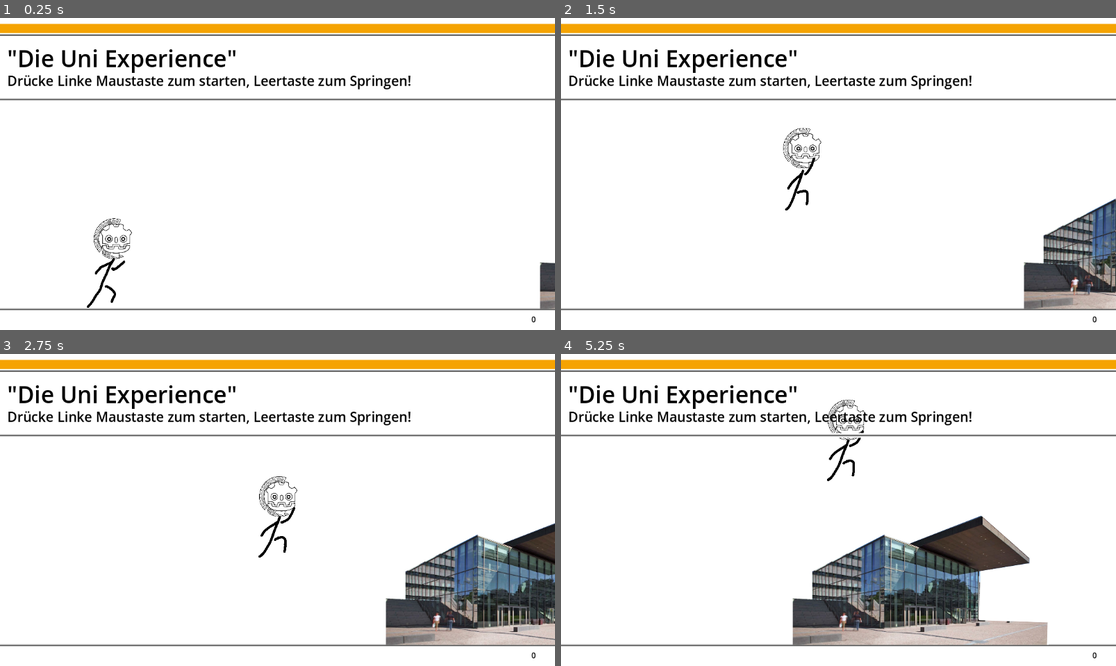
Above: before the commit, frames 1-4 (two rows, left to right).
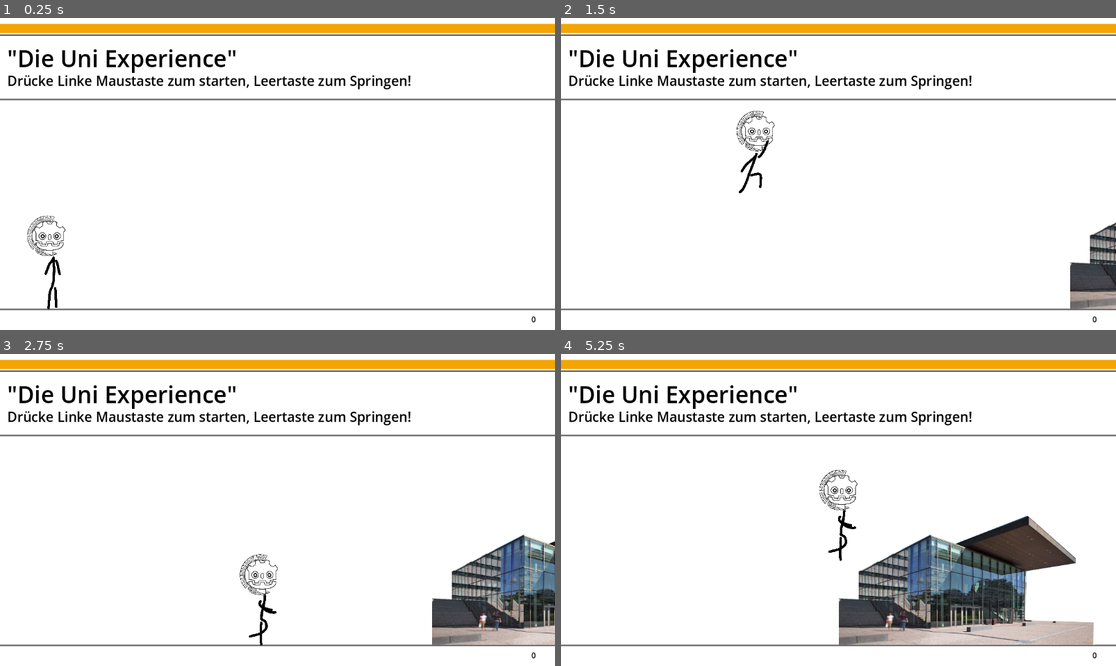
Above: after the commit, the same moments.

Repository: Mineorbit/Godot-Tutorial-Ophase
Game: Godot game, scene res://main.tscn
The game is run twice, just before and just after one commit, with the same random seed, the same clock (stepped at 60 frames per second) and the same inputs.
Inputs (mouse positions are in pixels of both pictures, inside the frame that each line leads up to):
- Up to frame 1 (0.25 s): no input
- Up to frame 2 (1.5 s): move the mouse to (960, 158) at 0.52 s; click (960, 158) at 0.6 s; tap Space (jump) at 0.77, 0.8, 1.07, 1.35 s; move the mouse to (727, 189) at 1.27 s
- Up to frame 3 (2.75 s): tap Space (jump) at 1.52, 1.82, 2.3 s; click (166, 525) at 1.55 s; move the mouse to (333, 441) at 2.02 s; click (333, 441) at 2.1 s
- Up to frame 4 (5.25 s): move the mouse to (810, 572) at 2.77 s; click (810, 572) at 2.85 s; tap Space (jump) at 3.02, 3.32, 3.6, 3.77, 4.07, 4.52, 4.82 s; move the mouse to (1005, 556) at 3.52 s; move the mouse to (672, 463) at 4.27 s; click (672, 463) at 4.35 s; move the mouse to (866, 510) at 5.02 s; click (866, 510) at 5.1 s

The runs differ from the first frame. In frame 1, 1.4% of the frame differs, in the area x 4-100%, y 63-94%; in frame 2, 4.9%; in frame 3, 8.6%; in frame 4, 14%, in the area x 41-97%, y 14-94%.

Commit message:
added more level parts

Diff:
--- /dev/null
+++ b/AtheneKarte.tscn
@@ -0,0 +1,16 @@
+[gd_scene load_steps=3 format=3 uid="uid://d4fliw207y41t"]
+
+[ext_resource type="Texture2D" uid="uid://bioj4g66f6dfu" path="res://assets/ak_dummy.jpg" id="1_1uw7q"]
+[ext_resource type="Texture2D" uid="uid://cgstqumpphto" path="res://assets/mask.png" id="1_f87sc"]
+
+[node name="AtheneKarte" type="CollisionPolygon2D"]
+build_mode = 1
+polygon = PackedVector2Array(-265, -167, 265, -167, 262, 164, -265, 164)
+
+[node name="Sprite2D2" type="Sprite2D" parent="."]
+scale = Vector2(0.960451, 0.6526)
+texture = ExtResource("1_f87sc")
+
+[node name="Sprite2D" type="Sprite2D" parent="."]
+scale = Vector2(0.45, 0.45)
+texture = ExtResource("1_1uw7q")
--- a/GameManager.gd
+++ b/GameManager.gd
@@ -1,5 +1,15 @@
 extends Node2D
 
+@onready var level = $Env/Level
+var game_started = false
+func start_game():
+	if game_started:
+		return
+	game_started = true
+	level.scrolling = true
 
-func start_game():
-	pass
+
+
+func _process(delta):
+	if(Input.is_action_just_pressed("start")):
+		start_game()
--- /dev/null
+++ b/Hochschulstadion.tscn
@@ -0,0 +1,11 @@
+[gd_scene load_steps=2 format=3 uid="uid://cstnfb4nk2jhc"]
+
+[ext_resource type="Texture2D" uid="uid://b78dh6n8doitx" path="res://assets/TU_Darmstadt_Hochschulstadion.jpg" id="1_2dxhn"]
+
+[node name="AtheneKarte" type="CollisionPolygon2D"]
+build_mode = 1
+polygon = PackedVector2Array(-265, -167, 265, -167, 262, 164, -265, 164)
+
+[node name="Sprite2D" type="Sprite2D" parent="."]
+scale = Vector2(0.45, 0.45)
+texture = ExtResource("1_2dxhn")
--- a/Karo5.tscn
+++ b/Karo5.tscn
@@ -4,7 +4,7 @@
 
 [node name="Karo5" type="CollisionPolygon2D"]
 build_mode = 1
-polygon = PackedVector2Array(-265, 176, 263, 177, 263, 130, 121, 126, 123, 22, 226, -2, 126, -90, -75, -51, -225, 25, -224, 84, -265, 81)
+polygon = PackedVector2Array(263, 129, 121, 126, 123, 24, 227, 8, 226, -5, 127, -92, -26, -33, -75, -51, -225, 25, -224, 84, -265, 81, -266, 176, 263, 176)
 
 [node name="Sprite2D" type="Sprite2D" parent="."]
 scale = Vector2(0.45, 0.45)
--- a/Level.gd
+++ b/Level.gd
@@ -1,6 +1,6 @@
 extends AnimatableBody2D
 
-var scrolling = true
+var scrolling = false
 
 var scroll_speed = 128
 
--- /dev/null
+++ b/Parkhaus.tscn
@@ -0,0 +1,11 @@
+[gd_scene load_steps=2 format=3 uid="uid://dqim3lxjhla31"]
+
+[ext_resource type="Texture2D" uid="uid://cdw2knbe0w5rd" path="res://assets/Mathebau.png" id="1_tefh4"]
+
+[node name="Parkhaus" type="CollisionPolygon2D"]
+build_mode = 1
+polygon = PackedVector2Array(-266, 43, -223, 34, -222, 8, -197, 9, -196, -5, -206, -5, -206, -11, -197, -11, -198, -33, -207, -43, -139, -63, -104, -51, 30, -81, 44, -47, 196, -64, 197, -52, 259, -50, 260, 1, 238, 3, 236, 124, -266, 123)
+
+[node name="Sprite2D" type="Sprite2D" parent="."]
+scale = Vector2(0.45, 0.45)
+texture = ExtResource("1_tefh4")
--- a/Player.gd
+++ b/Player.gd
@@ -11,24 +11,20 @@
 
 
 func _physics_process(delta):
-	var horizontal_velocity = (600 - position.x)
-	vertical_velocity -= 15
-	velocity = Vector2(horizontal_velocity,-vertical_velocity)
-	var contact = move_and_slide()
-	print(contact)
+	if(level.scrolling):
+		var horizontal_velocity = (600 - position.x)
+		vertical_velocity -= 12.5
+		velocity = Vector2(horizontal_velocity,-vertical_velocity)
+		var contact = move_and_slide()
+		if(is_on_floor()):
+			vertical_velocity = -1
+		if(contact):
+			motion_mode = CharacterBody2D.MOTION_MODE_GROUNDED
+			model.set_animation(1)
+		# TUTORIAL CODE
 
-	print(vertical_velocity)
-	print(is_on_floor())
-	if(is_on_floor()):
-		vertical_velocity = -1
-	if(contact):
-		motion_mode = CharacterBody2D.MOTION_MODE_GROUNDED
-		if(level.scrolling):
-			model.set_animation(1)
-	# TUTORIAL CODE
-
-	if Input.is_action_just_pressed("jump") and contact:
-		jump()
+		if Input.is_action_just_pressed("jump") and contact:
+			jump()
 
 
 
--- a/main.tscn
+++ b/main.tscn
@@ -6,6 +6,8 @@
 [ext_resource type="PackedScene" uid="uid://ctxyj7sor40s2" path="res://player.tscn" id="3_eumpb"]
 [ext_resource type="Script" path="res://Level.gd" id="4_5l6g6"]
 [ext_resource type="PackedScene" uid="uid://bsgqsgw1y2xut" path="res://Karo5.tscn" id="4_h78hu"]
+[ext_resource type="PackedScene" uid="uid://d4fliw207y41t" path="res://AtheneKarte.tscn" id="6_fxccu"]
+[ext_resource type="PackedScene" uid="uid://cstnfb4nk2jhc" path="res://Hochschulstadion.tscn" id="7_7ufch"]
 
 [sub_resource type="Environment" id="Environment_33fg1"]
 background_mode = 3
@@ -74,19 +76,37 @@
 text = "0
 "
 
-[node name="Ground" type="StaticBody2D" parent="Env"]
+[node name="Level" type="AnimatableBody2D" parent="Env"]
+position = Vector2(13, 2)
+script = ExtResource("4_5l6g6")
+
+[node name="Karo5" parent="Env/Level" instance=ExtResource("4_h78hu")]
+position = Vector2(1418, 425)
+
+[node name="AtheneKarte" parent="Env/Level" instance=ExtResource("6_fxccu")]
+position = Vector2(2184, 765)
+rotation = 1.56727
+
+[node name="Ground" type="StaticBody2D" parent="Env/Level"]
 position = Vector2(617, 617)
 
-[node name="CollisionShape2D" type="CollisionShape2D" parent="Env/Ground"]
+[node name="CollisionShape2D" type="CollisionShape2D" parent="Env/Level/Ground"]
 position = Vector2(-43, 0)
 scale = Vector2(58.88, 1)
 shape = SubResource("RectangleShape2D_olxuy")
 
-[node name="Level" type="AnimatableBody2D" parent="Env"]
-script = ExtResource("4_5l6g6")
+[node name="CollisionShape2D2" type="CollisionShape2D" parent="Env/Level/Ground"]
+position = Vector2(631, -2)
+scale = Vector2(58.88, 1)
+shape = SubResource("RectangleShape2D_olxuy")
 
-[node name="Karo5" parent="Env/Level" instance=ExtResource("4_h78hu")]
-position = Vector2(1416, 427)
+[node name="CollisionShape2D3" type="CollisionShape2D" parent="Env/Level/Ground"]
+position = Vector2(2536, 0)
+scale = Vector2(58.88, 1)
+shape = SubResource("RectangleShape2D_olxuy")
+
+[node name="AtheneKarte2" parent="Env/Level" instance=ExtResource("7_7ufch")]
+position = Vector2(7398, 275)
 
 [node name="Entities" type="Node2D" parent="Env"]
 
--- a/player.tscn
+++ b/player.tscn
@@ -150,7 +150,7 @@
 [node name="Body" type="AnimatedSprite2D" parent="Model"]
 sprite_frames = SubResource("SpriteFrames_5twgv")
 animation = &"jump"
-frame_progress = 0.0713992
+frame_progress = 0.477215
 
 [node name="Head" type="Sprite2D" parent="Model"]
 position = Vector2(-90, -650)
Binary file changed: assets/Mathebau.jpg
Binary file added: assets/Mathebau.png
Not shown, added: assets/Mathebau.png.import
Binary file changed: assets/TU_Darmstadt_Hochschulstadion.jpg
Binary file added: assets/mask.png
Not shown, added: assets/mask.png.import
Not shown: 1 places in main.tscn that only renumber resources
